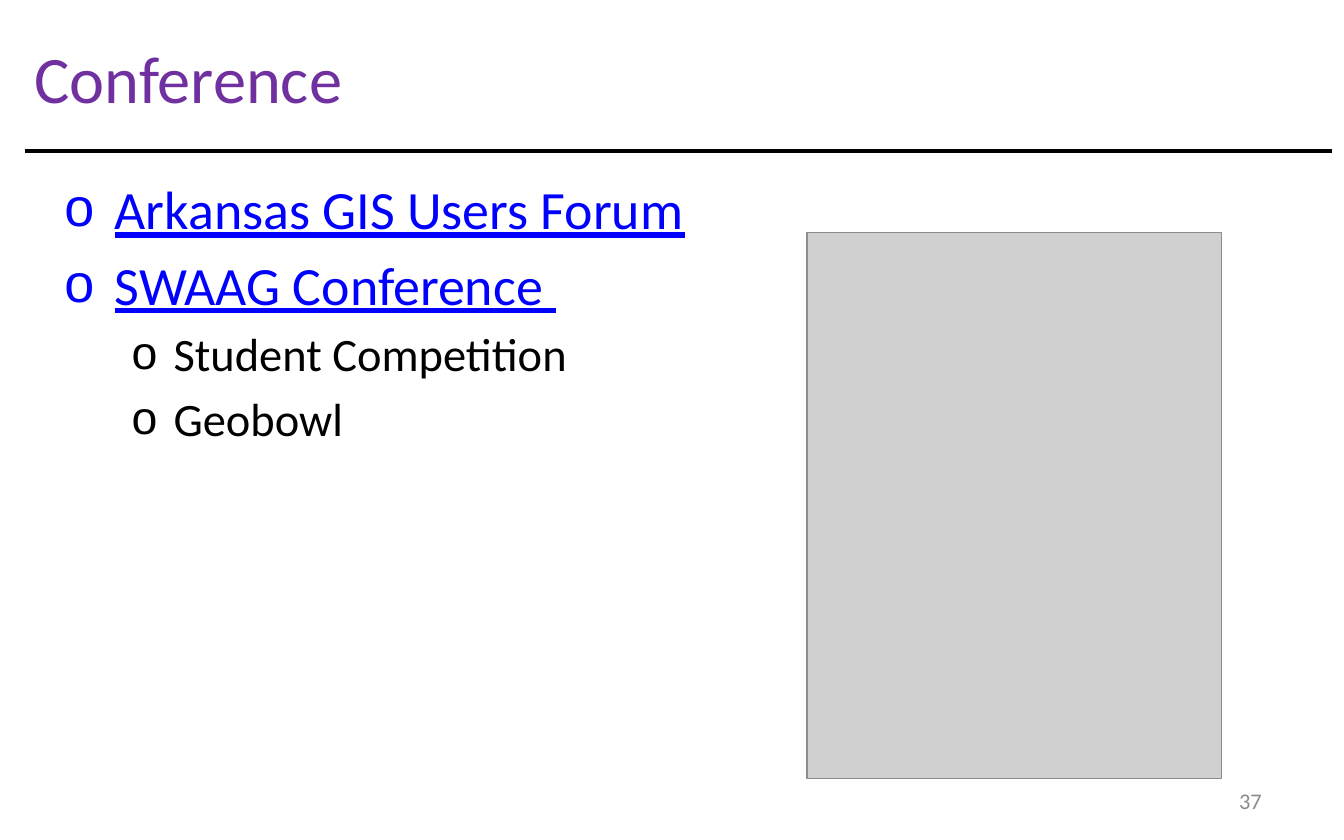
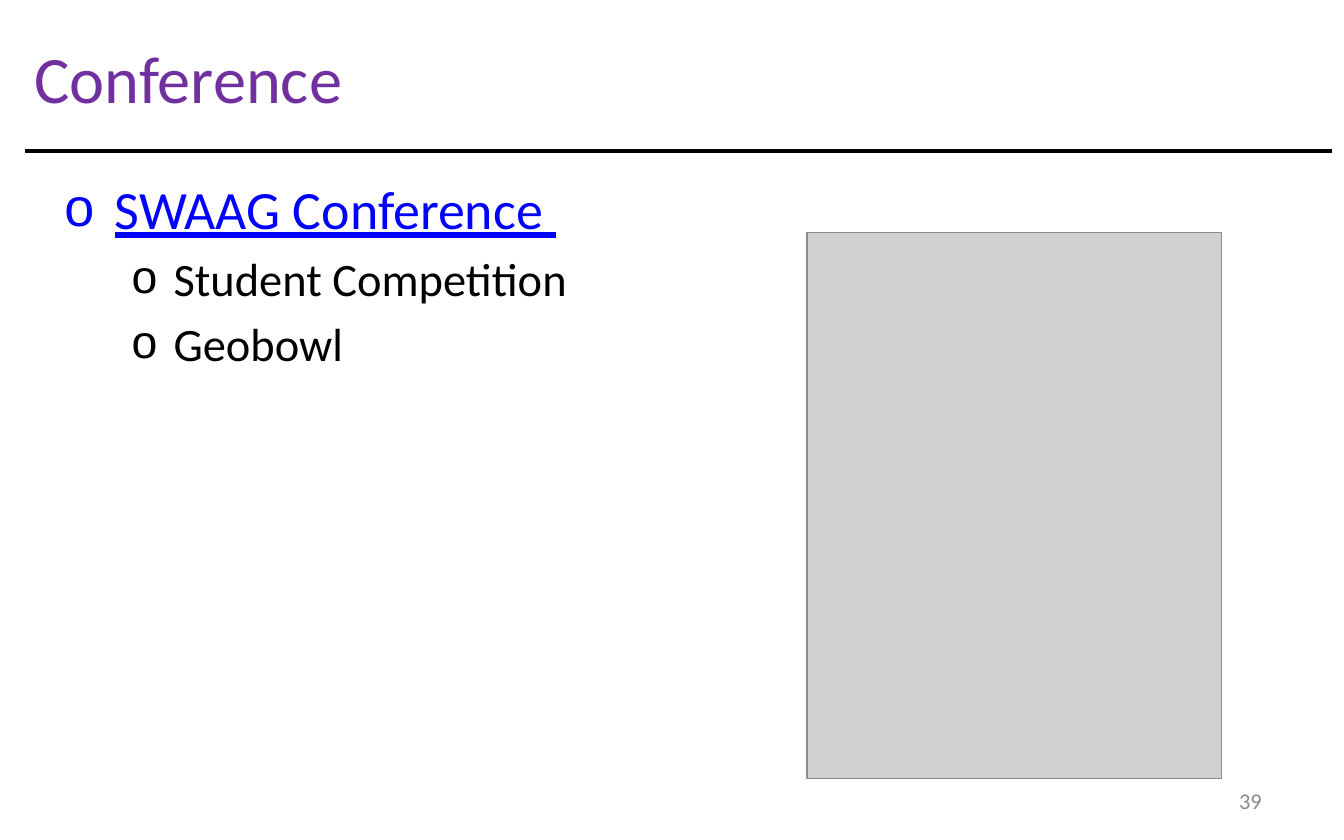
Before and after one commit to gisynw/Field_Techniques, a slide deck: slide 39 of docs/Lectures/week01/Lecture01_GEOG3319_Intro.pptx (slide 37 before the commit). Drawn at 1344x840 pixels with LibreOffice and Linux fonts; fonts in the diff are those of the drawing; grey boxes stand for pictures. Boxes give left, top, right and bottom in pixels: in the first picture for what was removed or moved away, otherwise in the second. Text is boxed around its words. In the diff, an @@ line names an element or a change of style, - is before the commit and + after.

```diff
--- a/docs/Lectures/week01/Lecture01_GEOG3319_Intro.pptx
+++ b/docs/Lectures/week01/Lecture01_GEOG3319_Intro.pptx
@@ text at <box>115,191,684,238</box>: paragraph removed @@
-o Arkansas GIS Users Forum
@@ page number at <box>1239,794,1262,809</box>: text changed @@
-37
+39
```
Also in this commit, not shown: 9 other slides changed, 5 slides added, 1 slide removed, 5 other files.
